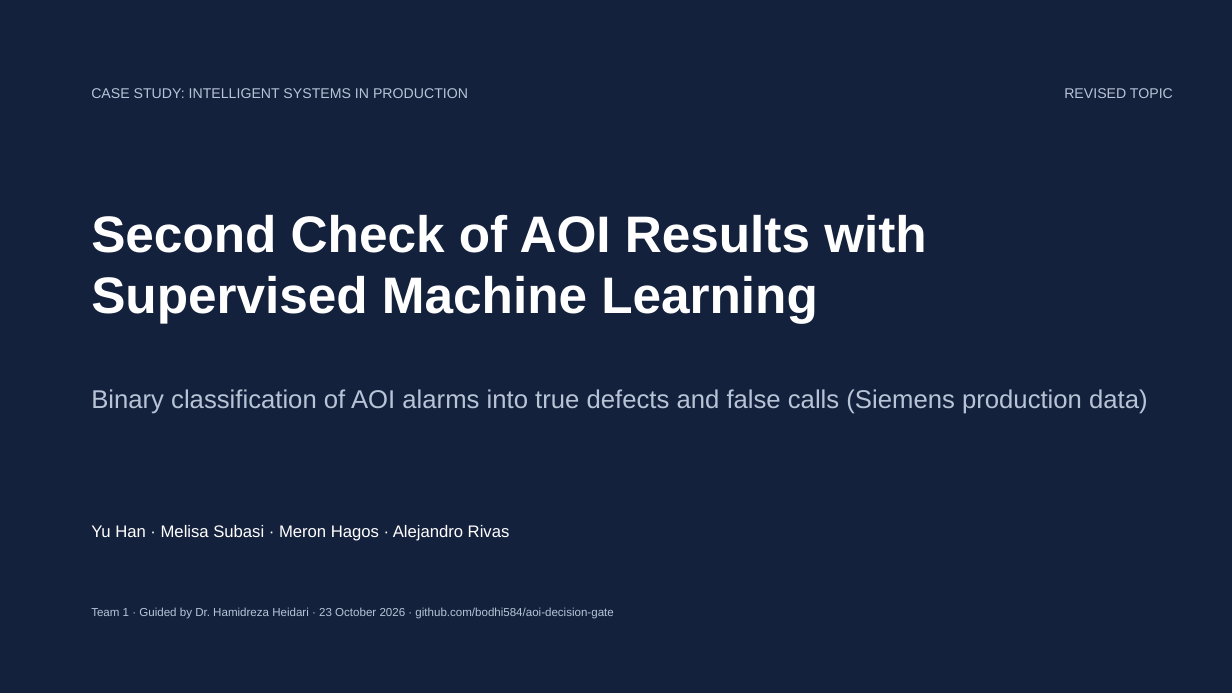
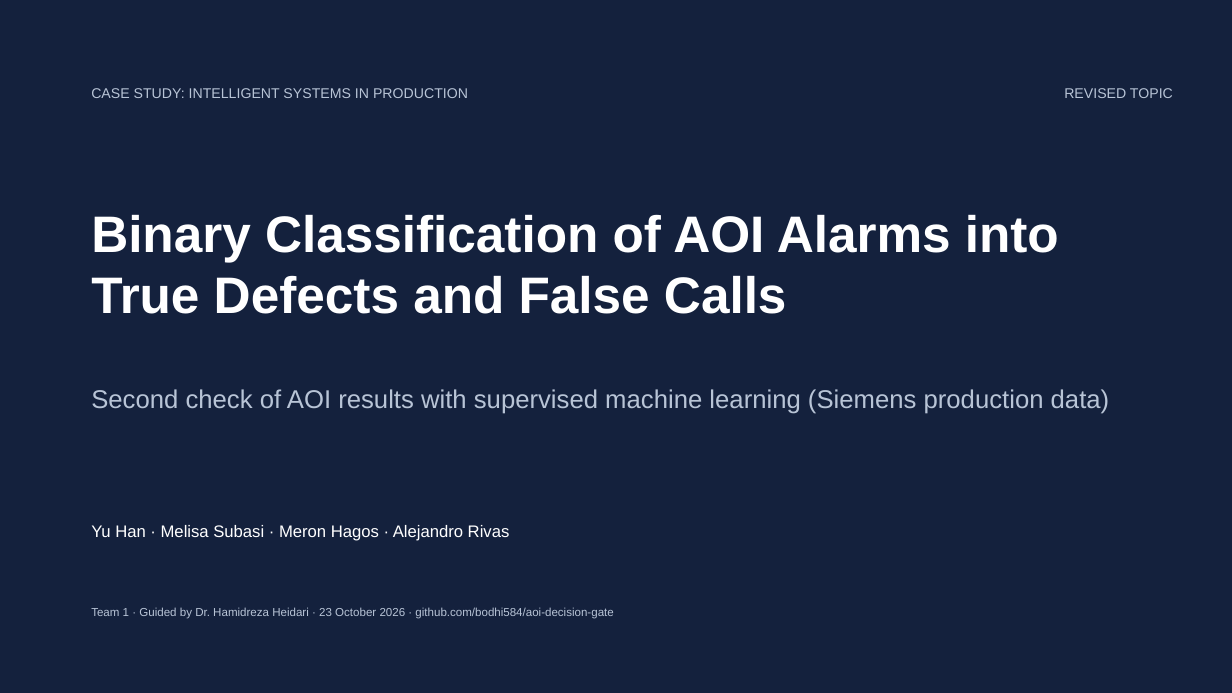
Before and after one commit to bodhi584/aoi-decision-gate, a slide deck: slide 1 of docs/slides_revised_topic.pptx. Drawn at 1232x693 pixels with LibreOffice and Linux fonts; fonts in the diff are those of the drawing. Boxes give left, top, right and bottom in pixels: in the first picture for what was removed or moved away, otherwise in the second. Text is boxed around its words. In the diff, an @@ line names an element or a change of style, - is before the commit and + after.

Commit message:
Title: Binary Classification of AOI Alarms into True Defects and False Calls

```diff
--- a/docs/slides_revised_topic.pptx
+++ b/docs/slides_revised_topic.pptx
@@ text at (91,214,1059,314): text changed @@
-Second Check of AOI Results with Supervised Machine Learning
+Binary Classification of AOI Alarms into True Defects and False Calls
@@ text at (91,389,1110,414): text changed @@
-Binary classification of AOI alarms into true defects and false calls (Siemens production data)
+Second check of AOI results with supervised machine learning (Siemens production data)
```
Also in this commit, not shown: 14 other slides changed, 5 other files.
